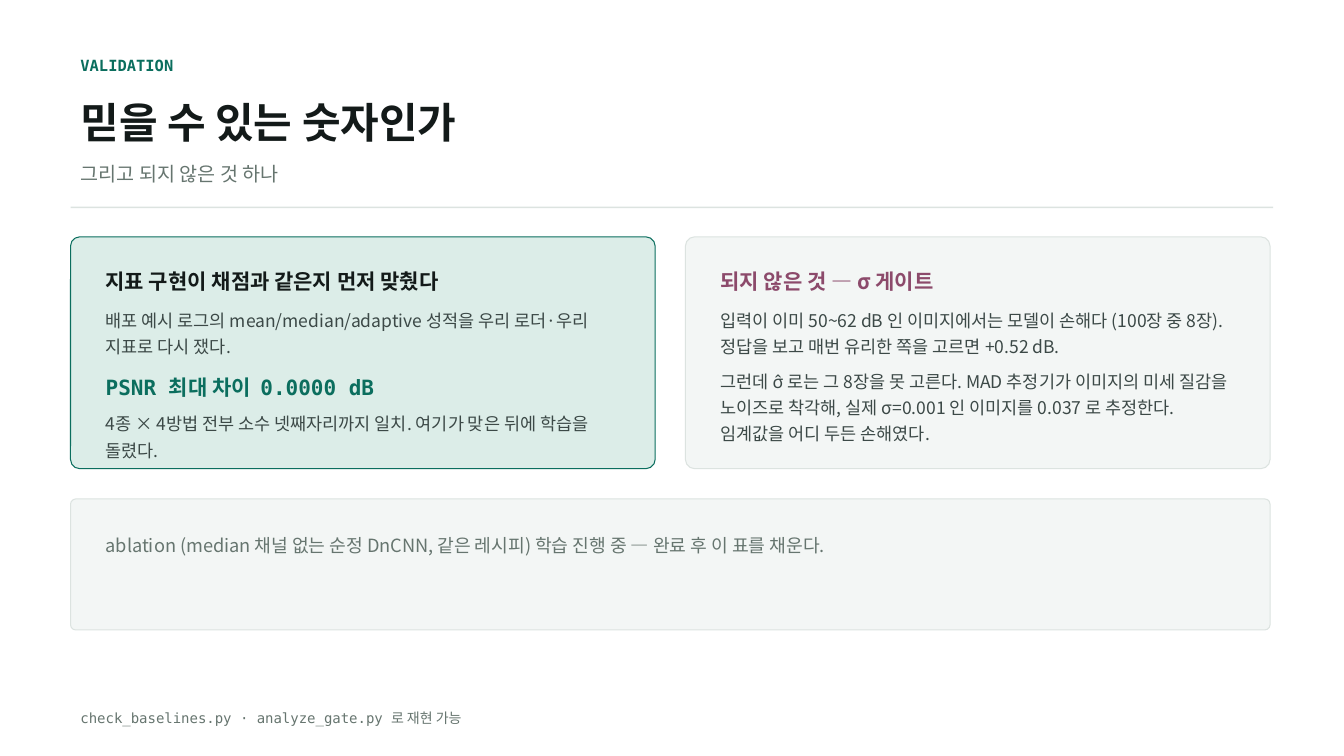
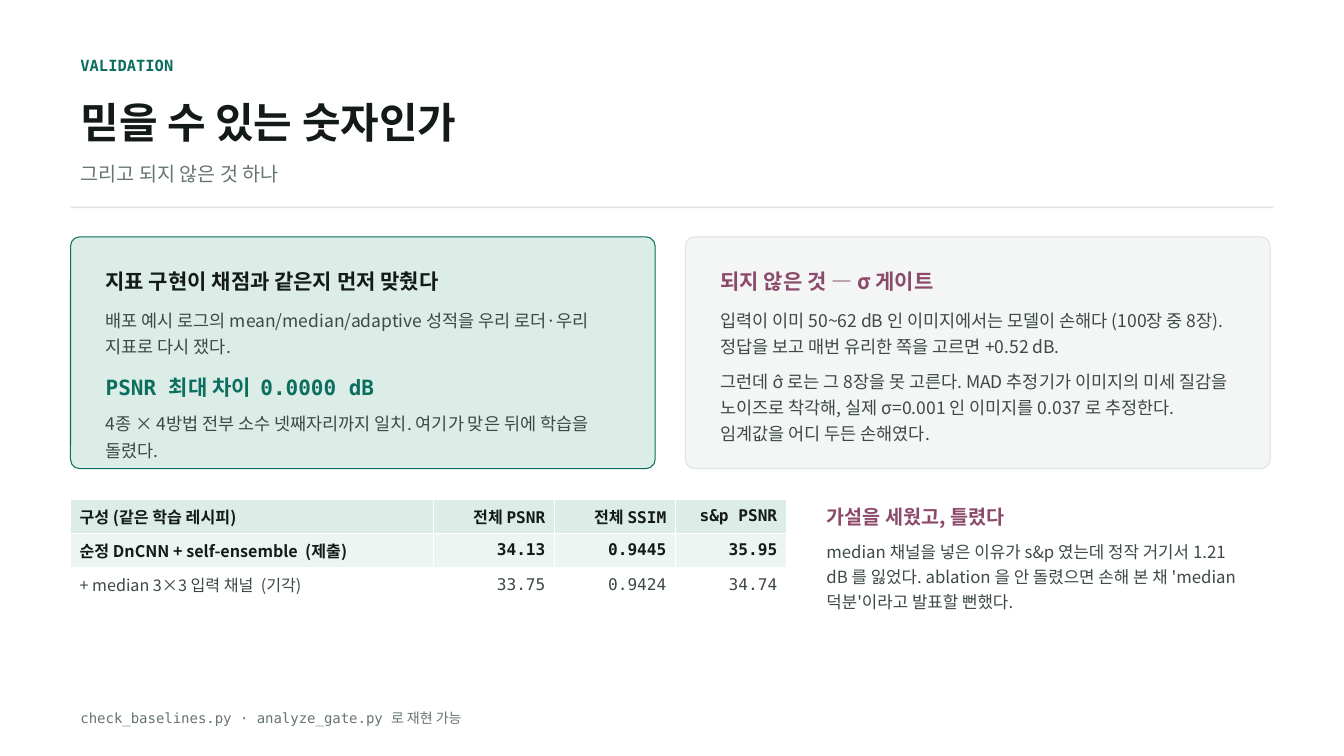
Before and after one commit to kithhooni-commits/ds-practice, a slide deck: slide 11 of 실습5/실습5_denoising_발표.pptx. Drawn at 1344x756 pixels with LibreOffice and Linux fonts; fonts in the diff are those of the drawing. Boxes give left, top, right and bottom in pixels: in the first picture for what was removed or moved away, otherwise in the second. Text is boxed around its words. In the diff, an @@ line names an element or a change of style, - is before the commit and + after.

```diff
--- a/실습5/실습5_denoising_발표.pptx
+++ b/실습5/실습5_denoising_발표.pptx
@@ rounded rectangle removed at (x1=71, y1=499, x2=1270, y2=630) @@
@@ table added at (x1=71, y1=499, x2=786, y2=602), 3 rows, 4 columns @@
+구성 (같은 학습 레시피) | 전체 PSNR | 전체 SSIM | s&p PSNR
+순정 DnCNN + self-ensemble (제출) | 34.13 | 0.9445 | 35.95
++ median 3×3 입력 채널 (기각) | 33.75 | 0.9424 | 34.74
@@ text at (x1=826, y1=507, x2=1236, y2=610): text changed; size 13 to 12 pt; text colour #66756F to #3C4947 @@
-ablation (median 채널 없는 순정 DnCNN, 같은 레시피) 학습 진행 중 — 완료 후 이 표를 채운다.
+가설을 세웠고, 틀렸다
+median 채널을 넣은 이유가 s&p 였는데 정작 거기서 1.21 dB 를 잃었다. ablation 을 안 돌렸으면 손해 본 채 'median 덕분'이라고 발표할 뻔했다.
```
Also in this commit, not shown: 10 other slides changed, 7 other files.
